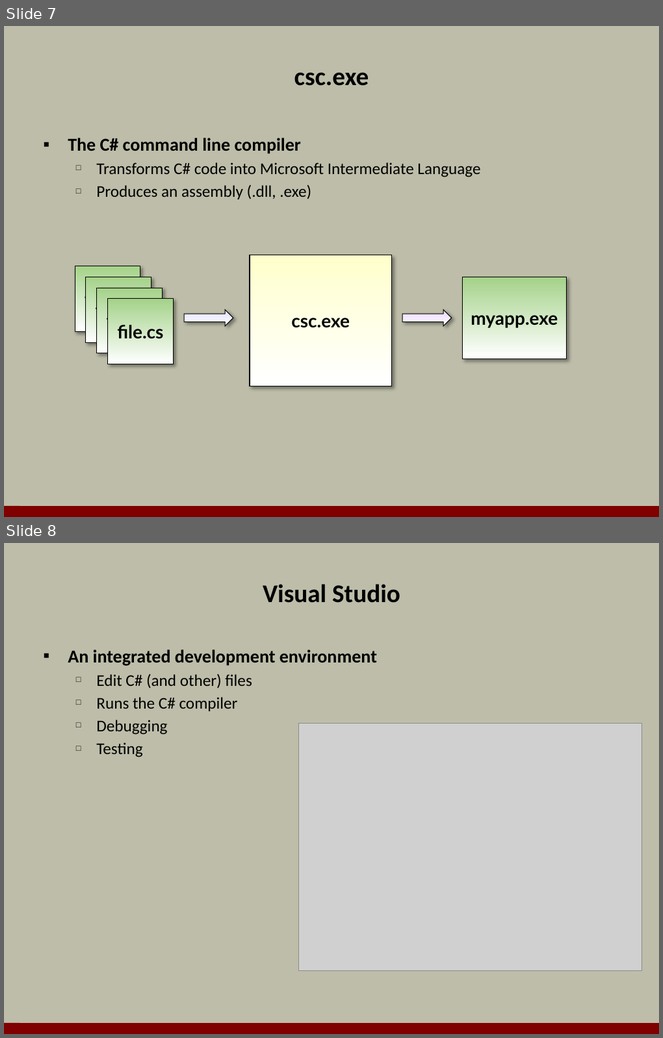
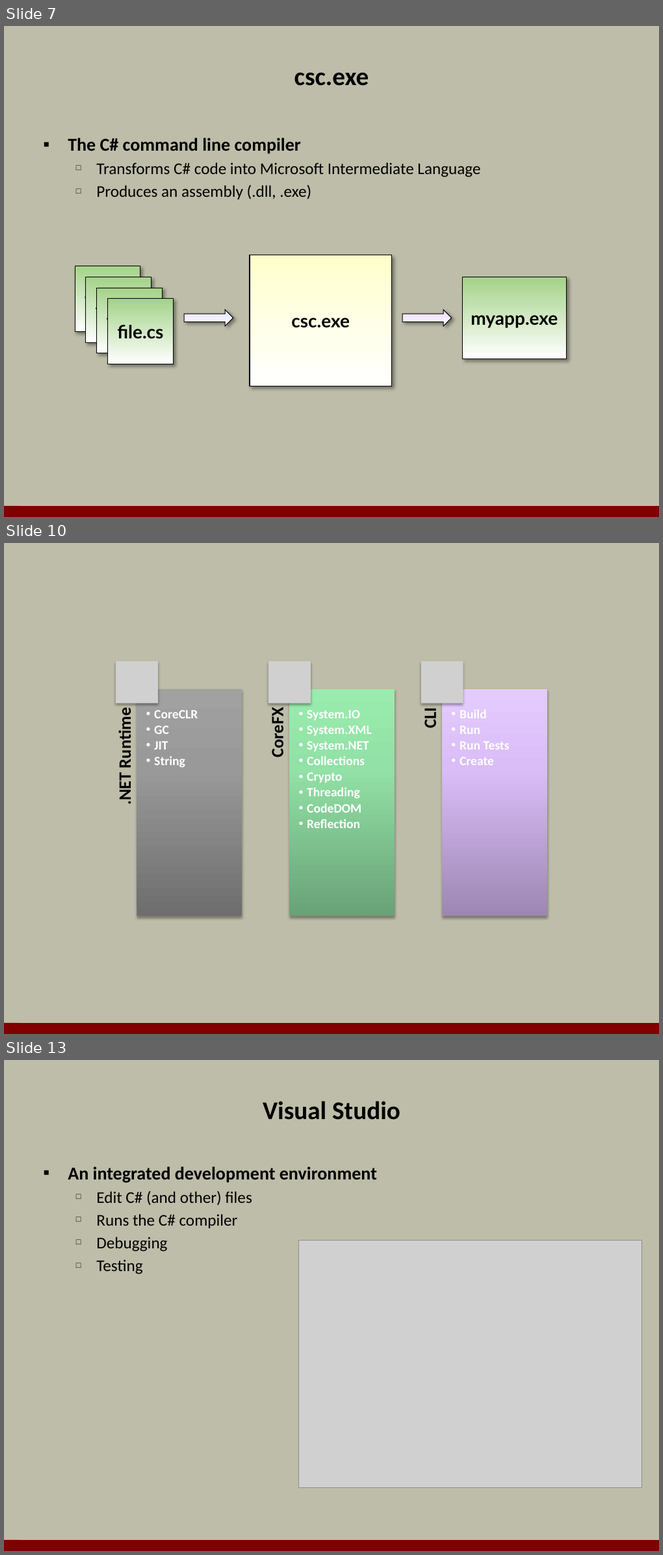
Before and after one commit to OdeToCode/classes, a slide deck: csharp/slides/01_Introduction To C#.pptx. Shown one above the other, each under a label of ours: slides 7 and 8 before the commit, slides 7, 10 and 13 after it; the slides between them are not shown. The pictures are 663x1038 and 663x1555 pixels, drawn with LibreOffice and Linux fonts; fonts in the diff are those of the drawing; grey boxes stand for pictures; background and template pictures are left out. Boxes give left, top, right and bottom in pixels: in the first picture for what was removed or moved away, otherwise in the second. Text is boxed around its words. In the diff, an @@ line names an element or a change of style, - is before the commit and + after.

```diff
--- a/csharp/slides/01_Introduction To C#.pptx
+++ b/csharp/slides/01_Introduction To C#.pptx
@@ slide 10 added at [4, 543, 659, 1034], background #BDBDA9; not listed: 1 template element that a slide beside it also shows @@
@@ group added at [114, 661, 547, 917]: 6 texts, 3 rectangles, 3 pictures @@
+.NET Runtime
+  • CoreCLR
+  • GC
+  • JIT
+  • String
+CoreFX
+  • System.IO
+  • System.XML
+  • System.NET
+  • Collections
+  • Crypto
+  • Threading
+  • CodeDOM
+  • Reflection
+CLI
+  • Build
+  • Run
+  • Run Tests
+  • Create
@@ what was slide 8 is now slide 13 @@
```
Also in this commit, not shown: 4 other slides added, 6 other files.
